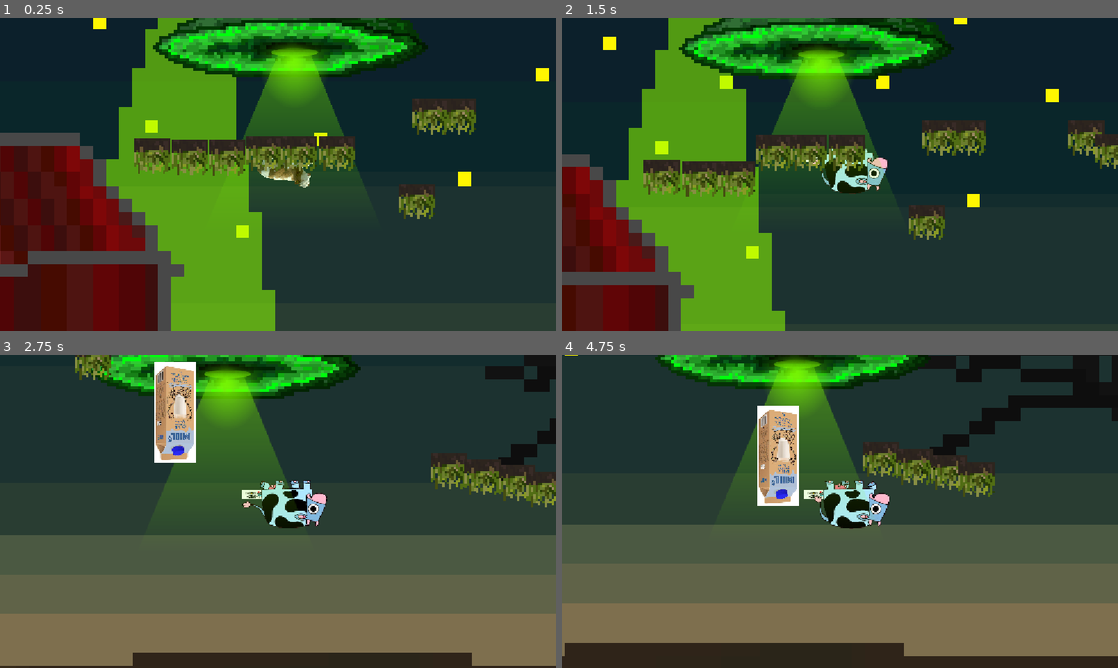
Above: before the commit, frames 1-4 (two rows, left to right).
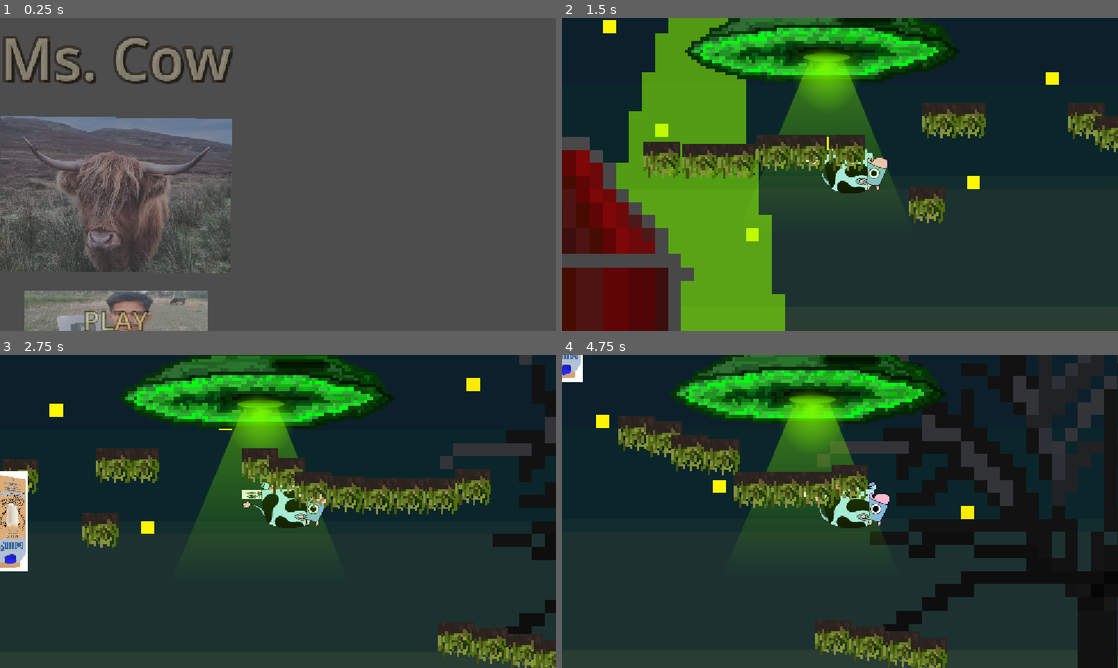
Above: after the commit, the same moments.

Repository: kocourtimik-commits/Godot-Hra
Game: Godot game, scene res://Krava/menu.tscn
Two runs of this game, one before a commit and one after it. Both use one fixed random seed, a clock stepped at 60 frames per second and the inputs below. Before the commit the project starts from res://node_2d.tscn.
Inputs (mouse positions are in pixels of both pictures, inside the frame that each line leads up to):
- Up to frame 1 (0.25 s): no input
- Up to frame 2 (1.5 s): click (678, 318) at 0.5 s, where only the run after the commit has a clickable "PLAY"; tap Enter at 1.25 s; move the mouse to (962, 158) at 1.27 s; hold Right (right) from 1.28 s (still down); tap Alt at 1.35 s; click (962, 158) at 1.42 s
- Up to frame 3 (2.75 s): keep holding Right (right); tap Space (jump) at 1.52, 2.27 s; move the mouse to (166, 527) at 2.02 s; tap Shift at 2.1 s; click (166, 527) at 2.17 s
- Up to frame 4 (4.75 s): move the mouse to (895, 442) at 2.77 s; release Right (right) at 2.78 s; hold Left (left) 2.78-3.53 s; tap Alt at 2.85, 4.35 s; click (895, 442) at 2.92 s; move the mouse to (812, 574) at 3.52 s; hold Right (right) from 3.53 s (still down); tap Shift at 3.6 s; click (812, 574) at 3.67 s; tap Space (jump) at 3.77, 4.52 s; move the mouse to (1006, 558) at 4.27 s; click (1006, 558) at 4.42 s

The runs differ from the first frame. In frame 1, 97% of the frame differs, in the area x 0-100%, y 0-100%; in frame 2, 20%; in frame 3, 72%; in frame 4, 78%.

Commit message:
finalized beta!!

Diff:
--- /dev/null
+++ b/Krava/menu.tscn
@@ -0,0 +1,19 @@
+[gd_scene format=3 uid="uid://y62whobfrup1"]
+
+[ext_resource type="Script" uid="uid://b6avpqngxc0bg" path="res://menu.gd" id="1_qtro6"]
+[ext_resource type="Texture2D" uid="uid://dcv5vlmwxla78" path="res://Krava/images (2).jpg" id="2_va55g"]
+[ext_resource type="Texture2D" uid="uid://bucivq20pg6t1" path="res://Krava/images (6).jpg" id="4_tanvi"]
+[ext_resource type="Texture2D" uid="uid://8tehws6tgksw" path="res://Krava/images (4).jpg" id="5_dvkqe"]
+
+[node name="menu" type="Control" unique_id=1893824985]
+layout_mode = 3
+anchors_preset = 15
+anchor_right = 1.0
+anchor_bottom = 1.0
+grow_horizontal = 2
+grow_vertical = 2
+script = ExtResource("1_qtro6")
+pozadi_obrazek = ExtResource("2_va55g")
+postava_obrazek = ExtResource("4_tanvi")
+tlacitko_obrazek = ExtResource("5_dvkqe")
+nazev_hry = "Ms. Cow"
--- /dev/null
+++ b/menu.gd
@@ -0,0 +1,134 @@
+extends Control
+
+@export var pozadi_obrazek: Texture2D
+@export var logo_obrazek: Texture2D
+@export var postava_obrazek: Texture2D
+@export var tlacitko_obrazek: Texture2D
+@export var nazev_hry: String = "KRAVA"
+@export var barva_pozadi: Color = Color(0.05, 0.09, 0.16)
+@export_file("*.tscn") var hra_scena: String = "res://node_2d.tscn"
+
+var _tlacitko: Button
+var _odchazim: bool = false
+
+
+func _ready() -> void:
+	texture_filter = CanvasItem.TEXTURE_FILTER_NEAREST
+	set_anchors_preset(Control.PRESET_FULL_RECT)
+
+	var barva := ColorRect.new()
+	barva.color = barva_pozadi
+	add_child(barva)
+	barva.set_anchors_preset(Control.PRESET_FULL_RECT)
+
+	if pozadi_obrazek:
+		var pozadi := TextureRect.new()
+		pozadi.texture = pozadi_obrazek
+		pozadi.expand_mode = TextureRect.EXPAND_IGNORE_SIZE
+		pozadi.stretch_mode = TextureRect.STRETCH_KEEP_ASPECT_COVERED
+		add_child(pozadi)
+		pozadi.set_anchors_preset(Control.PRESET_FULL_RECT)
+
+		var stin := ColorRect.new()
+		stin.color = Color(0.0, 0.0, 0.0, 0.35)
+		add_child(stin)
+		stin.set_anchors_preset(Control.PRESET_FULL_RECT)
+
+	var stred := CenterContainer.new()
+	add_child(stred)
+	stred.set_anchors_preset(Control.PRESET_FULL_RECT)
+
+	var sloupec := VBoxContainer.new()
+	sloupec.alignment = BoxContainer.ALIGNMENT_CENTER
+	sloupec.add_theme_constant_override("separation", 40)
+	stred.add_child(sloupec)
+
+	if logo_obrazek:
+		var logo := TextureRect.new()
+		logo.texture = logo_obrazek
+		logo.custom_minimum_size = Vector2(700.0, 220.0)
+		logo.expand_mode = TextureRect.EXPAND_IGNORE_SIZE
+		logo.stretch_mode = TextureRect.STRETCH_KEEP_ASPECT_CENTERED
+		sloupec.add_child(logo)
+	else:
+		var nazev := Label.new()
+		nazev.text = nazev_hry
+		nazev.horizontal_alignment = HORIZONTAL_ALIGNMENT_CENTER
+		nazev.add_theme_font_size_override("font_size", 120)
+		nazev.add_theme_color_override("font_color", Color(1.0, 0.97, 0.85))
+		nazev.add_theme_color_override("font_outline_color", Color(0.1, 0.05, 0.0))
+		nazev.add_theme_constant_override("outline_size", 24)
+		nazev.add_theme_color_override("font_shadow_color", Color(0.0, 0.0, 0.0, 0.6))
+		nazev.add_theme_constant_override("shadow_offset_x", 6)
+		nazev.add_theme_constant_override("shadow_offset_y", 6)
+		sloupec.add_child(nazev)
+
+	if postava_obrazek:
+		var postava := TextureRect.new()
+		postava.texture = postava_obrazek
+		postava.custom_minimum_size = Vector2(320.0, 320.0)
+		postava.expand_mode = TextureRect.EXPAND_IGNORE_SIZE
+		postava.stretch_mode = TextureRect.STRETCH_KEEP_ASPECT_CENTERED
+		postava.pivot_offset = postava.custom_minimum_size / 2.0
+		sloupec.add_child(postava)
+
+		var houpani := create_tween().set_loops()
+		houpani.tween_property(postava, "rotation_degrees", 4.0, 0.9).set_trans(Tween.TRANS_SINE).set_ease(Tween.EASE_IN_OUT)
+		houpani.tween_property(postava, "rotation_degrees", -4.0, 0.9).set_trans(Tween.TRANS_SINE).set_ease(Tween.EASE_IN_OUT)
+
+	_tlacitko = Button.new()
+	_tlacitko.text = "PLAY"
+	_tlacitko.custom_minimum_size = Vector2(380.0, 120.0)
+	_tlacitko.pivot_offset = _tlacitko.custom_minimum_size / 2.0
+	_tlacitko.size_flags_horizontal = Control.SIZE_SHRINK_CENTER
+	_tlacitko.focus_mode = Control.FOCUS_ALL
+	_tlacitko.add_theme_font_size_override("font_size", 56)
+	_tlacitko.add_theme_color_override("font_color", Color(1.0, 1.0, 1.0))
+	_tlacitko.add_theme_color_override("font_hover_color", Color(1.0, 0.95, 0.5))
+	_tlacitko.add_theme_color_override("font_pressed_color", Color(1.0, 0.85, 0.3))
+	_tlacitko.add_theme_color_override("font_focus_color", Color(1.0, 0.95, 0.5))
+	_tlacitko.add_theme_color_override("font_outline_color", Color(0.0, 0.0, 0.0))
+	_tlacitko.add_theme_constant_override("outline_size", 8)
+	_tlacitko.add_theme_stylebox_override("normal", _styl(Color(0.25, 0.6, 0.2), Color(0.1, 0.3, 0.1)))
+	_tlacitko.add_theme_stylebox_override("hover", _styl(Color(0.33, 0.72, 0.27), Color(1.0, 0.95, 0.5)))
+	_tlacitko.add_theme_stylebox_override("pressed", _styl(Color(0.18, 0.45, 0.15), Color(0.1, 0.3, 0.1)))
+	_tlacitko.add_theme_stylebox_override("focus", _styl(Color(0.33, 0.72, 0.27), Color(1.0, 0.95, 0.5)))
+	_tlacitko.pressed.connect(_on_play_pressed)
+	_tlacitko.mouse_entered.connect(_zvetsit.bind(true))
+	_tlacitko.mouse_exited.connect(_zvetsit.bind(false))
+	sloupec.add_child(_tlacitko)
+	_tlacitko.grab_focus()
+
+	modulate.a = 0.0
+	create_tween().tween_property(self, "modulate:a", 1.0, 0.6)
+
+
+func _styl(barva: Color, ohraniceni: Color) -> StyleBox:
+	if tlacitko_obrazek:
+		var tex := StyleBoxTexture.new()
+		tex.texture = tlacitko_obrazek
+		return tex
+	var styl := StyleBoxFlat.new()
+	styl.bg_color = barva
+	styl.border_color = ohraniceni
+	styl.set_border_width_all(6)
+	styl.set_corner_radius_all(28)
+	styl.shadow_color = Color(0.0, 0.0, 0.0, 0.5)
+	styl.shadow_size = 10
+	styl.shadow_offset = Vector2(0.0, 6.0)
+	return styl
+
+
+func _zvetsit(zvetsit: bool) -> void:
+	var cil := Vector2(1.08, 1.08) if zvetsit else Vector2.ONE
+	create_tween().tween_property(_tlacitko, "scale", cil, 0.12).set_trans(Tween.TRANS_BACK).set_ease(Tween.EASE_OUT)
+
+
+func _on_play_pressed() -> void:
+	if _odchazim:
+		return
+	_odchazim = true
+	var tween := create_tween()
+	tween.tween_property(self, "modulate:a", 0.0, 0.4)
+	await tween.finished
+	get_tree().change_scene_to_file(hra_scena)
--- a/node_2d.tscn
+++ b/node_2d.tscn
@@ -90,13 +90,25 @@
 size = Vector2(274.25, 189.5)
 
 [sub_resource type="RectangleShape2D" id="RectangleShape2D_lo3v1"]
-size = Vector2(4306, 20)
+size = Vector2(22968.5, 20)
 
 [node name="Node" type="Node" unique_id=401883506]
 
 [node name="pozadi2" type="Sprite2D" parent="." unique_id=1944341591]
 texture_filter = 1
 position = Vector2(815.0001, 134)
+scale = Vector2(45, 45)
+texture = ExtResource("23_e8dv2")
+
+[node name="pozadi4" type="Sprite2D" parent="." unique_id=256835022]
+texture_filter = 1
+position = Vector2(12197, 154)
+scale = Vector2(45, 45)
+texture = ExtResource("23_e8dv2")
+
+[node name="pozadi5" type="Sprite2D" parent="." unique_id=2093525633]
+texture_filter = 1
+position = Vector2(17898, 175)
 scale = Vector2(45, 45)
 texture = ExtResource("23_e8dv2")
 
@@ -263,6 +275,42 @@
 [node name="grass47" parent="." unique_id=166589557 instance=ExtResource("22_ei405")]
 position = Vector2(4118, 699)
 
+[node name="grass48" parent="." unique_id=114841608 instance=ExtResource("22_ei405")]
+position = Vector2(5708.0005, 77.999985)
+
+[node name="grass49" parent="." unique_id=612705355 instance=ExtResource("22_ei405")]
+position = Vector2(5835, 73)
+
+[node name="grass50" parent="." unique_id=634788998 instance=ExtResource("22_ei405")]
+position = Vector2(5969, 73)
+
+[node name="grass51" parent="." unique_id=943757411 instance=ExtResource("22_ei405")]
+position = Vector2(7083, 371)
+
+[node name="grass52" parent="." unique_id=2063783206 instance=ExtResource("22_ei405")]
+position = Vector2(7468, 698)
+
+[node name="grass53" parent="." unique_id=1964344200 instance=ExtResource("22_ei405")]
+position = Vector2(7911.0005, 1093)
+
+[node name="grass54" parent="." unique_id=1753687348 instance=ExtResource("22_ei405")]
+position = Vector2(8470, 711)
+
+[node name="grass55" parent="." unique_id=1145184867 instance=ExtResource("22_ei405")]
+position = Vector2(8880, 394.99994)
+
+[node name="grass56" parent="." unique_id=403765047 instance=ExtResource("22_ei405")]
+position = Vector2(9214, 88.99997)
+
+[node name="grass57" parent="." unique_id=796181600 instance=ExtResource("22_ei405")]
+position = Vector2(10809, 79.00001)
+
+[node name="grass58" parent="." unique_id=1860049860 instance=ExtResource("22_ei405")]
+position = Vector2(12219, 56)
+
+[node name="grass59" parent="." unique_id=406494512 instance=ExtResource("22_ei405")]
+position = Vector2(13320, 30.999996)
+
 [node name="grass8" parent="." unique_id=2038276972 instance=ExtResource("22_ei405")]
 position = Vector2(1001, -237)
 
@@ -288,7 +336,7 @@
 script = ExtResource("22_e8dv2")
 
 [node name="CollisionShape2D" type="CollisionShape2D" parent="DeathZone" unique_id=722763930]
-position = Vector2(1236, -546)
+position = Vector2(9266.75, -510)
 shape = SubResource("RectangleShape2D_lo3v1")
 
 [node name="Node2D" type="Node2D" parent="." unique_id=926177878]
--- a/project.godot
+++ b/project.godot
@@ -11,12 +11,13 @@
 [application]
 
 config/name="New Game Project"
-run/main_scene="uid://4pqund3nukl7"
+run/main_scene="uid://y62whobfrup1"
 config/features=PackedStringArray("4.7", "Mobile")
 config/icon="res://icon.svg"
 
 [display]
 
+window/size/mode=3
 window/stretch/mode="canvas_items"
 window/stretch/aspect="expand"
 
Binary file added: Krava/images (2).jpg
Not shown, added: Krava/images (2).jpg.import
Binary file added: Krava/images (3).jpg
Not shown, added: Krava/images (3).jpg.import
Binary file added: Krava/images (4).jpg
Not shown, added: Krava/images (4).jpg.import
Binary file added: Krava/images (5).jpg
Not shown, added: Krava/images (5).jpg.import
Binary file added: Krava/images (6).jpg
Not shown, added: Krava/images (6).jpg.import
Not shown, added: menu.gd.uid
